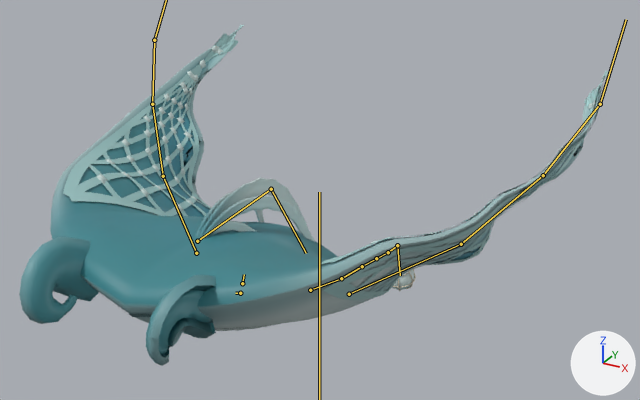
Two versions of the glTF model assets/creatures/ilun/ilun.glb, one commit apart.
Both versions are drawn from a camera (50 mm lens) standing at (2.36, -4.29, 3.62) and looking at (0.04, -0.07, 1.51). The lights are fixed; the arrows at lower right show +X, +Y and +Z. The older version comes first. Both versions are drawn at frame 43 of the action 'ko'; the numbers are the values there. The bones that change, and the others that lie on the model, are drawn over the model as lines.

Names of what the first picture shows: 'ilun'.
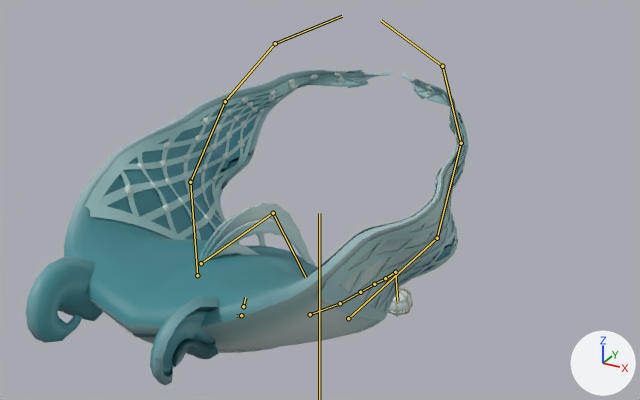
Edits to the scene script, one JSON object a line:
```json
{"block": "bone_root", "where": "bone_root = bpy.data.objects['Armature'].pose.bones['root']"}
{"op": "set", "path": "bone_root.location", "old": "(0.0, -0.08, 0.0)", "new": "(0.0, -0.22, 0.0)"}
{"block": "bone_body", "where": "bone_body = bpy.data.objects['Armature'].pose.bones['body']  # child of 'root'"}
{"op": "set", "path": "bone_body.rotation_quaternion", "old": "(0.978, 0.208, 0.0, 0.0)", "new": "(0.974, 0.225, 0.0, 0.0)", "note": "degrees (24, 0, 0) -> degrees (26, 0, 0)"}
{"block": "bone_wing_l0", "where": "bone_wing_l0 = bpy.data.objects['Armature'].pose.bones['wing_l0']  # child of 'body'"}
{"op": "set", "path": "bone_wing_l0.rotation_quaternion", "old": "(0.939, 0.3, -0.043, 0.162)", "new": "(0.872, 0.458, -0.068, 0.158)", "note": "degrees (34, -10, 16) -> degrees (54, -15, 13)"}
{"block": "bone_wing_l1", "where": "bone_wing_l1 = bpy.data.objects['Armature'].pose.bones['wing_l1']  # child of 'wing_l0'"}
{"op": "set", "path": "bone_wing_l1.rotation_quaternion", "old": "(0.966, 0.253, 0.0, -0.055)", "new": "(0.914, 0.398, 0.0, -0.086)", "note": "degrees (29, 2, -6) -> degrees (47, 4, -9)"}
{"block": "bone_wing_l2", "where": "bone_wing_l2 = bpy.data.objects['Armature'].pose.bones['wing_l2']  # child of 'wing_l1'"}
{"op": "set", "path": "bone_wing_l2.rotation_quaternion", "old": "(0.982, 0.176, 0.0, -0.074)", "new": "(0.951, 0.285, 0.0, -0.12)", "note": "degrees (20, 1, -8) -> degrees (33, 4, -13)"}
{"block": "bone_wing_l3", "where": "bone_wing_l3 = bpy.data.objects['Armature'].pose.bones['wing_l3']  # child of 'wing_l2'"}
{"op": "set", "path": "bone_wing_l3.rotation_quaternion", "old": "(0.976, 0.194, 0.0, -0.102)", "new": "(0.935, 0.313, 0.0, -0.164)", "note": "degrees (22, 2, -11) -> degrees (36, 6, -18)"}
{"block": "bone_wing_r0", "where": "bone_wing_r0 = bpy.data.objects['Armature'].pose.bones['wing_r0']  # child of 'body'"}
{"op": "set", "path": "bone_wing_r0.rotation_quaternion", "old": "(0.939, 0.3, 0.043, -0.162)", "new": "(0.872, 0.458, 0.068, -0.158)", "note": "degrees (34, 10, -16) -> degrees (54, 15, -13)"}
{"block": "bone_wing_r1", "where": "bone_wing_r1 = bpy.data.objects['Armature'].pose.bones['wing_r1']  # child of 'wing_r0'"}
{"op": "set", "path": "bone_wing_r1.rotation_quaternion", "old": "(0.966, 0.253, 0.0, 0.055)", "new": "(0.914, 0.398, 0.0, 0.086)", "note": "degrees (29, -2, 6) -> degrees (47, -4, 9)"}
{"block": "bone_wing_r2", "where": "bone_wing_r2 = bpy.data.objects['Armature'].pose.bones['wing_r2']  # child of 'wing_r1'"}
{"op": "set", "path": "bone_wing_r2.rotation_quaternion", "old": "(0.982, 0.176, 0.0, 0.074)", "new": "(0.951, 0.285, 0.0, 0.12)", "note": "degrees (20, -1, 8) -> degrees (33, -4, 13)"}
{"block": "bone_wing_r3", "where": "bone_wing_r3 = bpy.data.objects['Armature'].pose.bones['wing_r3']  # child of 'wing_r2'"}
{"op": "set", "path": "bone_wing_r3.rotation_quaternion", "old": "(0.976, 0.194, 0.0, 0.102)", "new": "(0.935, 0.313, 0.0, 0.164)", "note": "degrees (22, -2, 11) -> degrees (36, -6, 18)"}
{"block": "bone_float", "where": "bone_float = bpy.data.objects['Armature'].pose.bones['float']  # child of 'tail_4'"}
{"op": "set", "path": "bone_float.rotation_quaternion", "old": "(0.812, -0.584, 0.0, 0.0)", "new": "(0.821, -0.571, 0.0, 0.0)", "note": "degrees (-71, 0, 0) -> degrees (-70, 0, 0)"}
```

Where the change shows, as pixel boxes [x1, y1, x2, y2] in the pictures (640 x 400 px):
```json
{"object": "ilun", "change": "posed", "before": [19, 25, 610, 366], "after": [25, 70, 468, 386], "on screen": "25% narrower, 7% shorter"}
{"bone": "body", "before": "(240, 293) to (235, 293)", "after": "(241, 315) to (236, 316)"}
{"bone": "wing_l0", "before": "(349, 294) to (461, 244)", "after": "(348, 318) to (437, 238)"}
{"bone": "wing_l1", "before": "(461, 244) to (543, 175)", "after": "(437, 238) to (461, 143)"}
{"bone": "wing_l2", "before": "(543, 175) to (600, 104)", "after": "(461, 143) to (442, 66)"}
{"bone": "wing_l3", "before": "(600, 104) to (626, 19)", "after": "(442, 66) to (381, 20)"}
{"bone": "wing_r0", "before": "(196, 253) to (163, 176)", "after": "(197, 275) to (190, 182)"}
{"bone": "wing_r1", "before": "(163, 176) to (152, 104)", "after": "(190, 182) to (225, 101)"}
{"bone": "wing_r2", "before": "(152, 104) to (154, 40)", "after": "(225, 101) to (275, 43)"}
{"bone": "float", "before": "(397, 245) to (400, 275)", "after": "(395, 272) to (397, 301)"}
```
